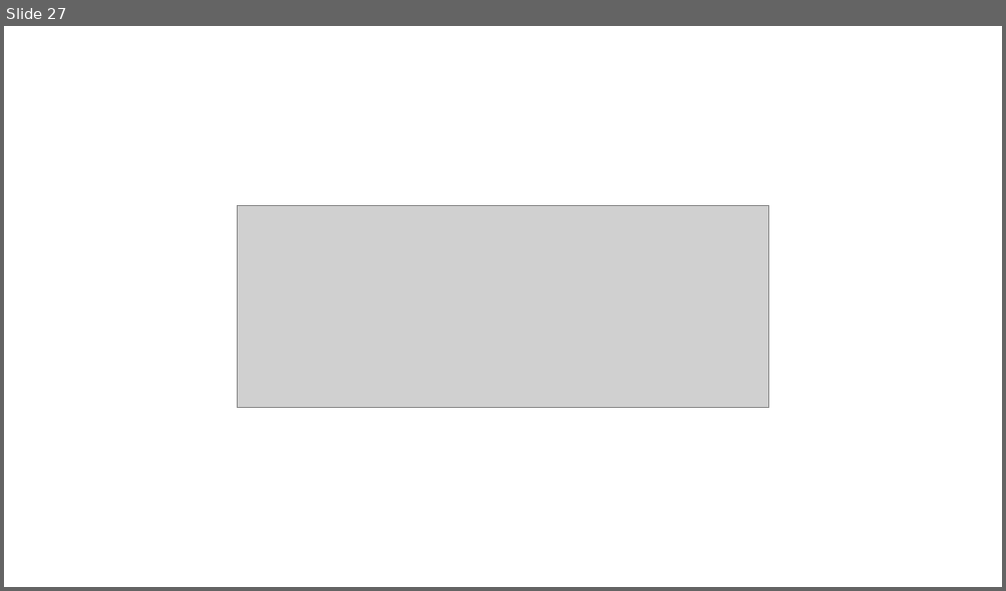
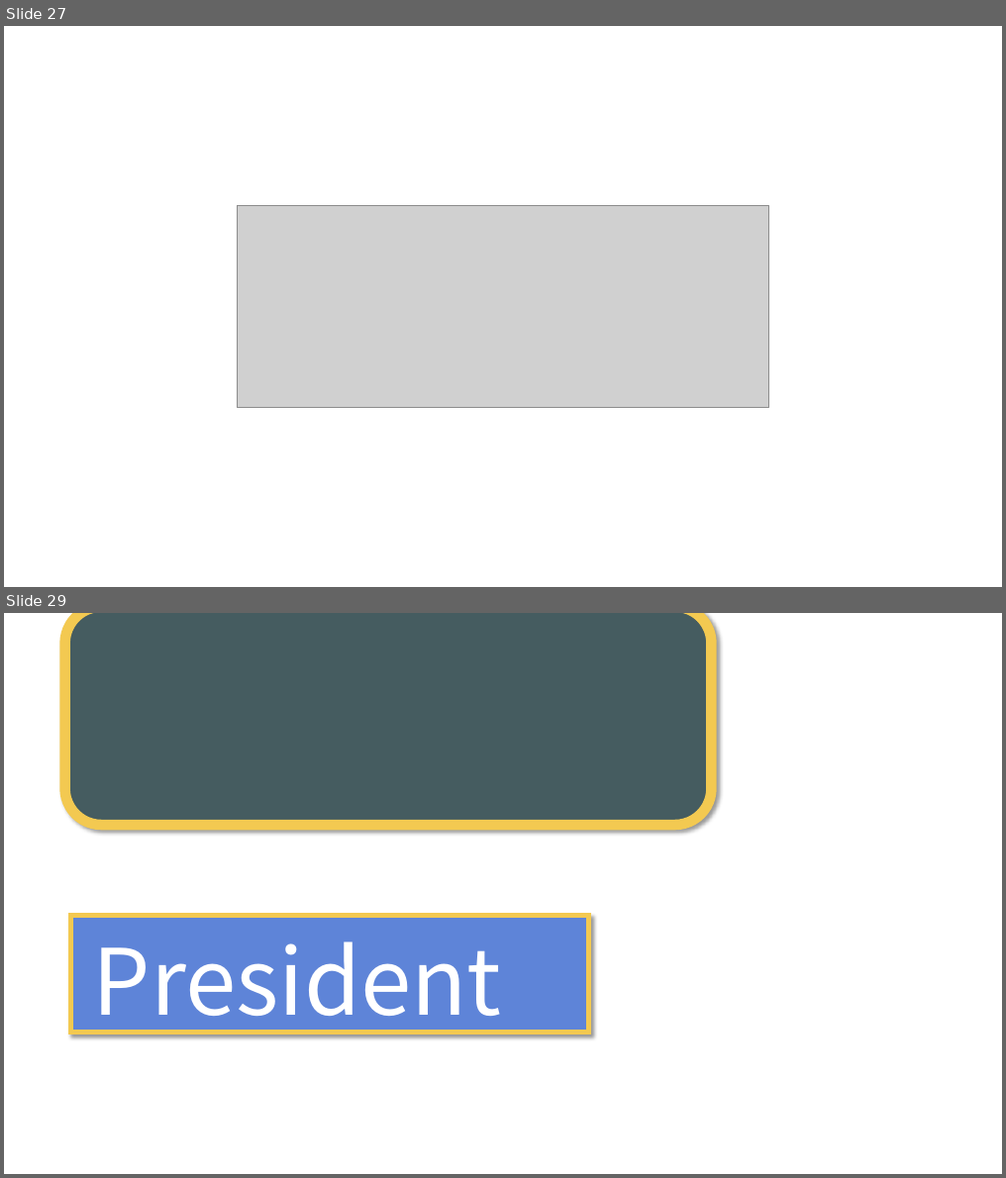
Before and after one commit to OGYWORLD/Secret_Hitler, a slide deck: 내포토샵.pptx. Shown one above the other, each under a label of ours: slide 27 before the commit, slides 27 and 29 after it; the slides between them are not shown. The pictures are 1006x591 and 1006x1178 pixels, drawn with LibreOffice and Linux fonts; fonts in the diff are those of the drawing; grey boxes stand for pictures. Boxes give left, top, right and bottom in pixels: in the first picture for what was removed or moved away, otherwise in the second. Text is boxed around its words. In the diff, an @@ line names an element or a change of style, - is before the commit and + after.

```diff
--- a/내포토샵.pptx
+++ b/내포토샵.pptx
@@ slide 29 added at [4, 613, 1002, 1174], background #FFFFFF @@
@@ rounded rectangle added at [65, 613, 712, 825], fill #455C60, outline #F3C951 10 pt @@
@@ rectangle added at [70, 916, 589, 1032], fill #5E84D8, outline #F3C951 4.5 pt @@
@@ text added at [93, 942, 502, 1039], 88 pt, text #FFFFFF @@
+President
```
Also in this commit, not shown: 2 other slides added, 2 other files.
